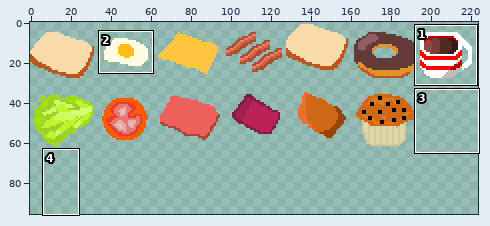
Sprite sheet, stored at sprites/food.png. Above, an overview of the earlier version with the close-up marked.
Close-up. Before:
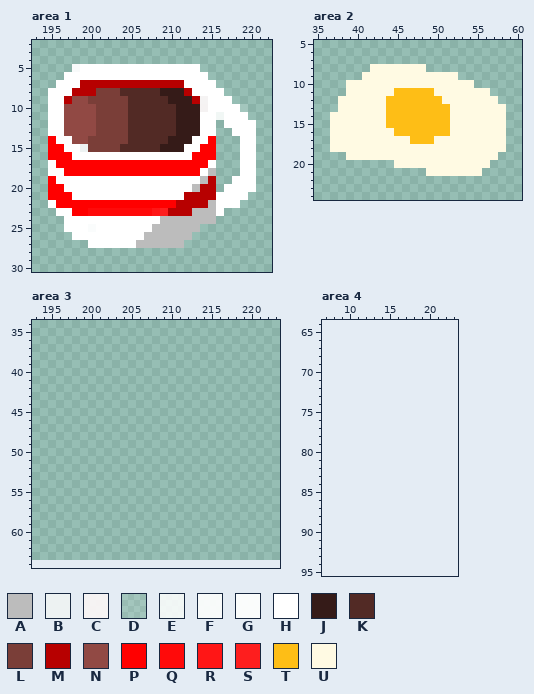
The file is 224x64 pixels. Pixels under 10% opacity are left out. Colours within 5 levels of each other are drawn and written as one. Shown: area 1: x 193..222, y 2..30; area 2: x 35..60, y 5..24; area 3: x 193..223, y 34..64; area 4: x 7..23, y 64..95. The old version is drawn lined up with the new one, on the new canvas. The commit also changed other parts of the picture, which this record leaves out.
Palette (. is transparent): A #bcbcbc  B #edf2f2  C #f6f3f3fd  D #ffffff20  E #ffffffde  F #ffffffed  G #fffffff4  H #ffffff  J #351b18  K #522a25  L #7a3e38  M #b70000  N #914944  P #ff0000  Q #ff0a0a  R #ff1616  S #fe1e1e  T #febe16  U #fffae3
Once edited:
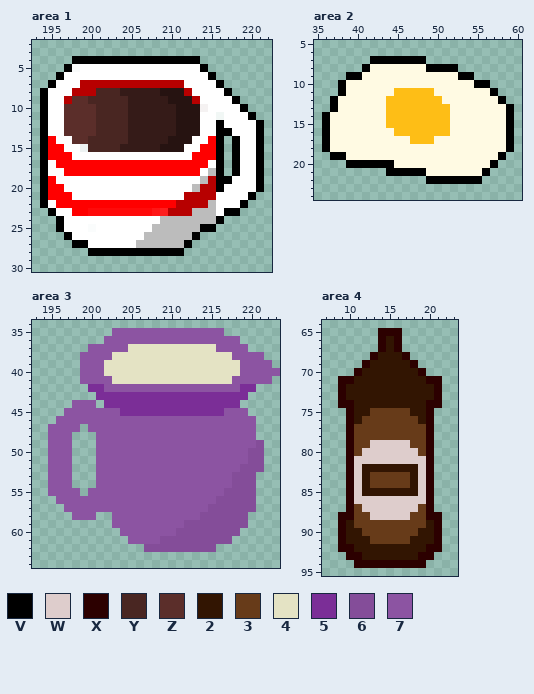
Colours new in this view: V #000000  W #decdcc  X #2c0000  Y #492622  Z #5b2e2a  2 #321502  3 #673b19  4 #e4e3c4  5 #7b2e97  6 #844d99  7 #8c54a2
Change:
canvas 224x64 -> 224x96
colour J: #351b18 -> #261311
colour K: #522a25 -> #351b18
Changed rows in their new state; - is a pixel that keeps its letter.
Area 1:
first column x 194:
 4 ----VVVVVVVVVVVVVVVV--------
 5 ---V----------------V-------
 6 --V------------------V------
 7 -V--------------------V-----
 8 V------YYY-------------V----
 9 V---ZZYYYYY---------H---V---
10 V--ZZZZYYYY--------------V--
11 V--ZZZZYYYY---------------V-
12 V--ZZZZYYYY-----------V----V
13 V--ZZZZYYYY-----------VV---V
14 V---ZZYYYYY-----------V-V--V
15 V-----YYYY------------V-V--V
16 V---------------------V-V--V
17 V---------------------V-V--V
18 V---------------------V-V--V
19 V---------------------VV---V
20 V---------------------V----V
21 V-------------------------V-
22 V------------------------V--
23 -V---------------------VV---
24 --V-------------------V-----
25 --V-----------------VV------
26 ---V---------------V--------
27 ----VV------------V---------
28 ------VVVVVVVVVVVV----------
Area 2:
first column x 36:
 7 ------VVVVVVV-----------
 8 -----V-------VVVV-------
 9 ---VV------------VV-----
10 --V----------------VV---
11 --V------------------V--
12 -V--------------------V-
13 -V---------------------V
14 V----------------------V
15 V----------------------V
16 V----------------------V
17 V----------------------V
18 V----------------------V
19 -VV-------------------V-
20 ---VVVVVV------------V--
21 --------VVVVV-------V---
22 -------------VVVVVVV----
Area 3:
first column x 195:
35 --------77777777777777-------
36 -------77777777777777777-----
37 -----77777444444444447777----
38 ----77774444444444444447777--
39 ----777444444444444444447777-
40 ----7774444444444444444477777
41 ----777744444444444444477777-
42 -----557777777777777777755---
43 ------5555555555555555555----
44 ---777-55555555555555555-----
45 --77777775555555555555777----
46 -7777777777777777777777777---
47 7777-777777777777777777777---
48 777---77777777777777777777---
49 777---777777777777777777776--
50 777---777777777777777777766--
51 777---777777777777777777766--
52 777---777777777777777777666--
53 777---77777777777777777666---
54 777---77777777777777777666---
55 7777-777777777777777776666---
56 -7777777777777777777766666---
57 --777777777777777777666666---
58 ---777--77777777777666666----
59 --------77777777766666666----
60 ---------777777766666666-----
61 ----------7777666666666------
62 ------------666666666--------
Area 4:
first column x 9:
65 -----XXX-----
66 -----X2X-----
67 -----X2X-----
68 ----X222X----
69 ---X22222X---
70 --X2222222X--
71 XX222222222XX
72 X22222222222X
73 X22222222222X
74 XX222222222XX
75 -X223333322X-
76 -X233333332X-
77 -X333333333X-
78 -X333333333X-
79 -X33WWWWW33X-
80 -X3WWWWWWW3X-
81 -XWWWWWWWWWX-
82 -XW2222222WX-
83 -XW2333332WX-
84 -XW2333332WX-
85 -XW2222222WX-
86 -XWWWWWWWWWX-
87 -X3WWWWWWW3X-
88 XX33WWWWW33XX
89 X23333333332X
90 X22333333322X
91 X22233333222X
92 XX222222222XX
93 -XX2222222XX-
94 --XXXXXXXXX--
Where, in picture pixels (left, top, right, bottom), the same in both close-ups:
changed: (40, 56, 264, 256)
added: (322, 56, 514, 184)
added: (48, 328, 280, 552)
added: (338, 328, 442, 568)
